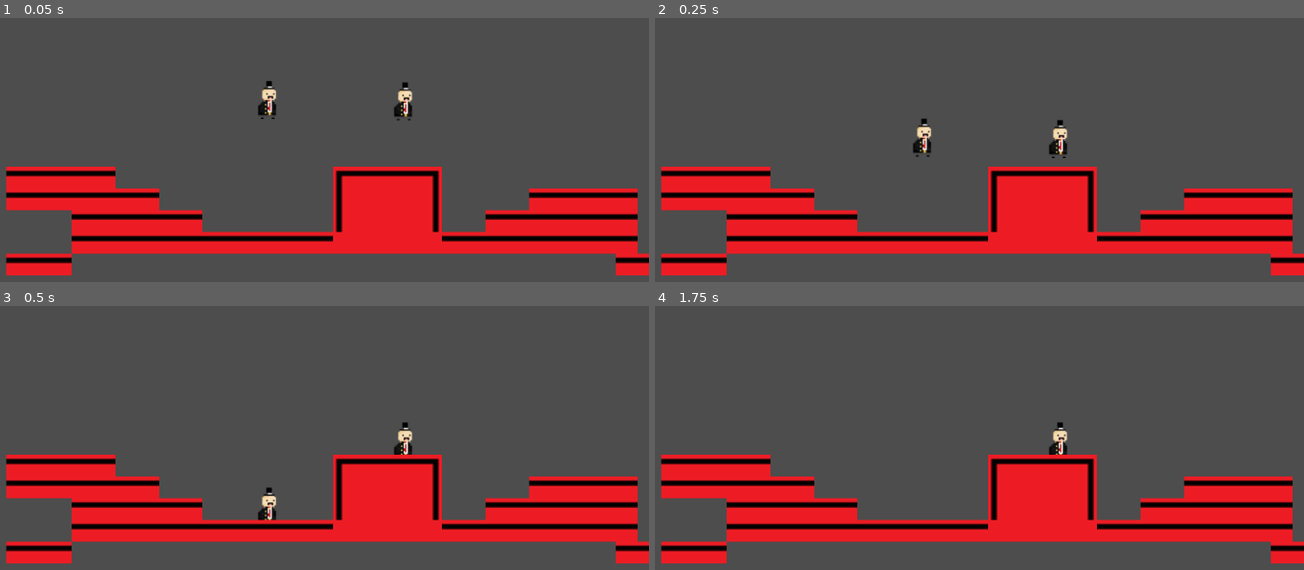
Above: before the commit, frames 1-4 (two rows, left to right).
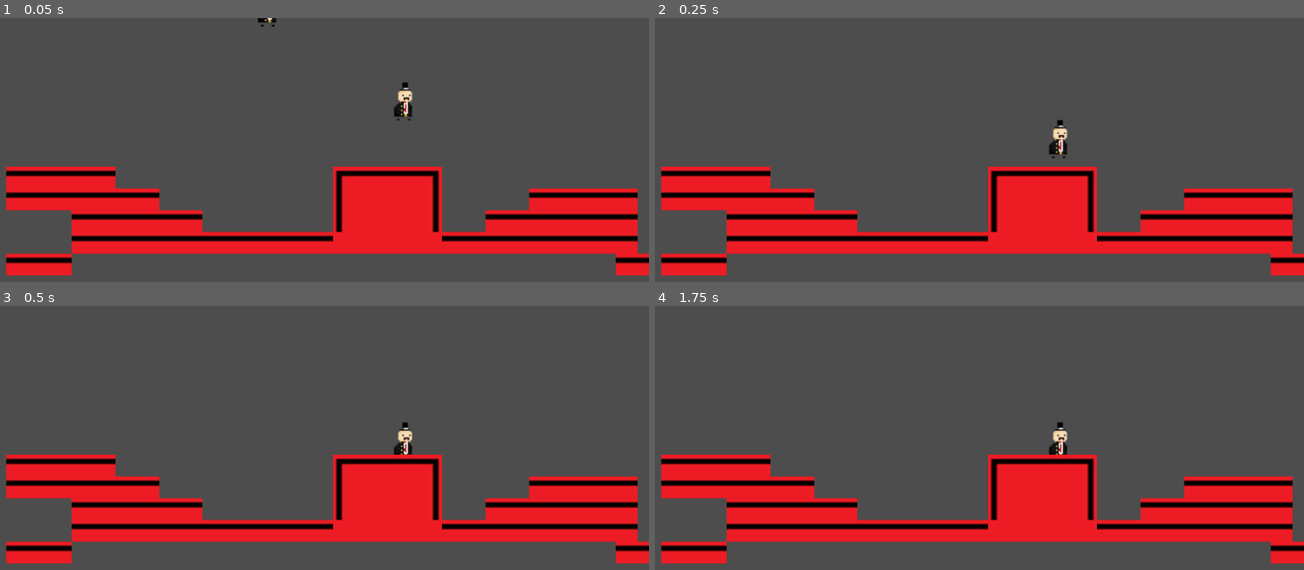
Above: after the commit, the same moments.

Repository: duolok/truth-seeker
Game: Godot game, scene res://scenes/level0.tscn
Same seed, same stepped clock (60 frames per second), same inputs: the game is played once before the commit and once after it. The project has no main scene, so this scene is started directly.
Inputs:
- Up to frame 1 (0.05 s): no input
- Up to frame 2 (0.25 s): no input
- Up to frame 3 (0.5 s): no input
- Up to frame 4 (1.75 s): tap Enter (ui_accept) at 0.5, 0.77, 1.52 s; hold Right (ui_right) from 0.53 s (still down)

The runs differ from the first frame. In frame 1, 0.3% of the frame differs, in the area x 39-43%, y 0-39%; in frame 2, 0.3%; in frame 3, 0.2%; in frame 4, nothing differs.

Commit message:
players npcs

Diff:
--- a/scenes/level0.tscn
+++ b/scenes/level0.tscn
@@ -55,6 +55,17 @@
 scale = Vector2(1.18, 1.18)
 shape = SubResource("CircleShape2D_18cu2")
 
+[node name="CharacterBody2D3" type="CharacterBody2D" parent="."]
+position = Vector2(0, -100)
+script = ExtResource("1_yubbt")
+
+[node name="Sprite2D" type="Sprite2D" parent="CharacterBody2D3"]
+texture = ExtResource("2_bk2d1")
+
+[node name="CollisionShape2D" type="CollisionShape2D" parent="CharacterBody2D3"]
+scale = Vector2(1.18, 1.18)
+shape = SubResource("CircleShape2D_18cu2")
+
 [node name="CharacterBody2D2" type="CharacterBody2D" parent="."]
 position = Vector2(100, -98.935)
 script = ExtResource("3_bfyak")
